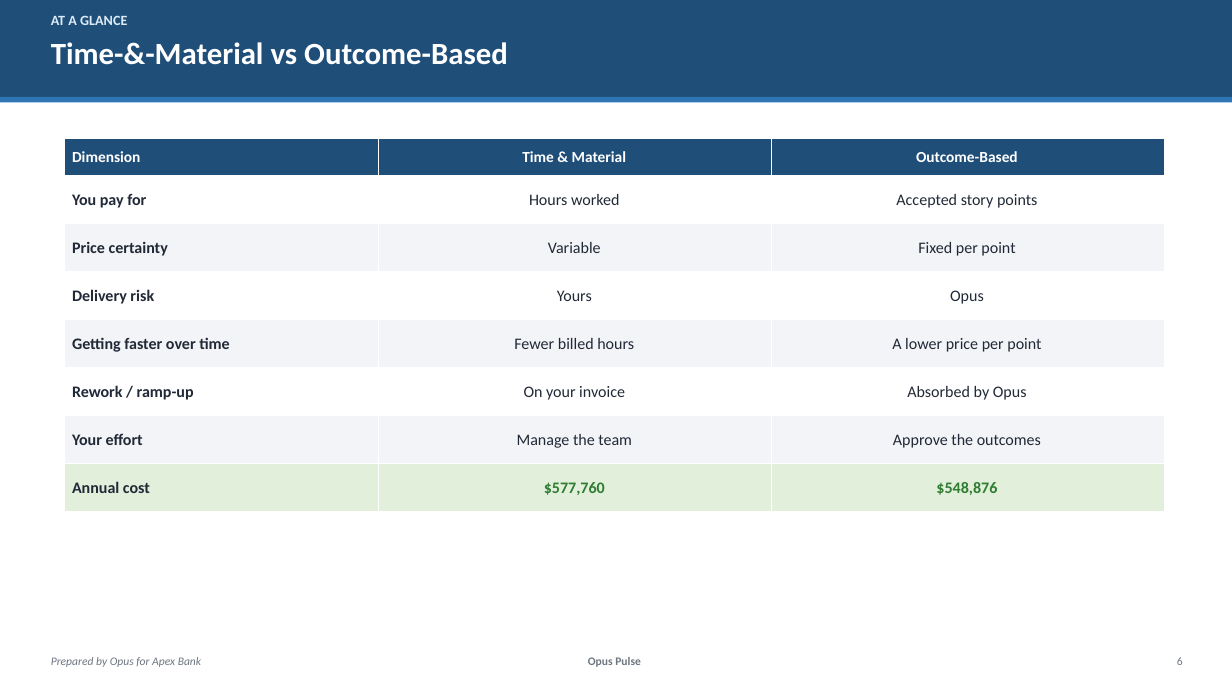
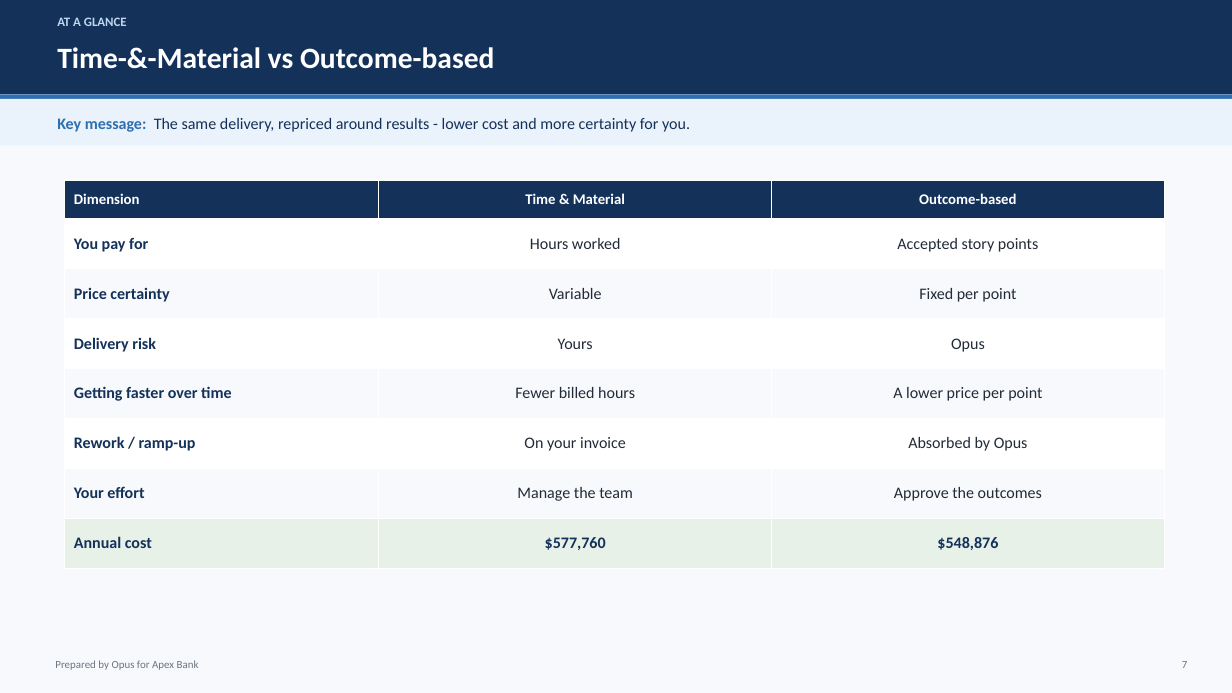
Before and after one commit to nileshpardeshi/opus-pulse, a slide deck: slide 8 of Opus_Pulse_Client_Proposal.pptx (slide 7 before the commit). Drawn at 1232x693 pixels with LibreOffice and Linux fonts; fonts in the diff are those of the drawing. Boxes give left, top, right and bottom in pixels: in the first picture for what was removed or moved away, otherwise in the second. Text is boxed around its words. In the diff, an @@ line names an element or a change of style, - is before the commit and + after.

```diff
--- a/Opus_Pulse_Client_Proposal.pptx
+++ b/Opus_Pulse_Client_Proposal.pptx
@@ rectangle at (0, 0, 1232, 94): fill #1F4E79 to #14315A @@
@@ rectangle added at (0, 0, 1232, 693), fill #F7F9FC @@
@@ text "AT A GLANCE" at (57, 17, 127, 26): size 11 to 10 pt, text colour #DDEBF7 to #BFD6EF @@
@@ text at (57, 47, 494, 69): text changed; size 24 to 23 pt @@
-Time-&-Material vs Outcome-Based
+Time-&-Material vs Outcome-based
@@ rectangle: place and size @@
-rectangle at (0, 97, 1232, 103)
+rectangle at (0, 94, 1232, 99)
@@ rectangle at (0, 94, 1232, 99): fill #2E75B6 to #2F6FB0 @@
@@ rectangle added at (0, 99, 1232, 145), fill #EAF2FB @@
@@ text added at (57, 118, 690, 132), 12.5 pt, text #14315A @@
+Key message: The same delivery, repriced around results - lower cost and more certainty for you.
@@ table at (65, 180, 1165, 568) @@
-row 1, column 3: Outcome-Based
+row 1, column 3: Outcome-based
@@ fill #1F4E79 to #14315A in row 1 @@
@@ fill #F2F4F7 to #F7F9FC in 9 cells @@
@@ fill #E2EFDA to #E7F1E8 in row 8 @@
@@ size 12 to 11.5 pt in "Dimension", "Time & Material" @@
@@ text colour #212937 to #14315A in "You pay for", "Price certainty", "Delivery risk", "Getting faster over time" and 3 more places @@
@@ text colour #212937 to #222B38 in "Hours worked", "Accepted story points", "Variable", "Fixed per point" and 8 more places @@
@@ text colour #2E7D32 to #14315A in "$577,760", "$548,876" @@
@@ table: place and size @@
-table at (65, 139, 1165, 512)
+table at (65, 180, 1165, 568)
@@ text "Prepared by Opus for Apex ..." at (55, 660, 199, 670): size 9 to 8.5 pt, text colour #6E7781 to #6B7480, italic off @@
@@ text removed at (588, 657, 641, 667) @@
-Opus Pulse
@@ text removed at (1177, 657, 1183, 665) @@
-6
@@ text added at (1182, 661, 1188, 668), 8.5 pt, text #6B7480 @@
+7
```
Also in this commit, not shown: 6 other slides changed, 2 slides added, 1 slide removed, 9 other files.
